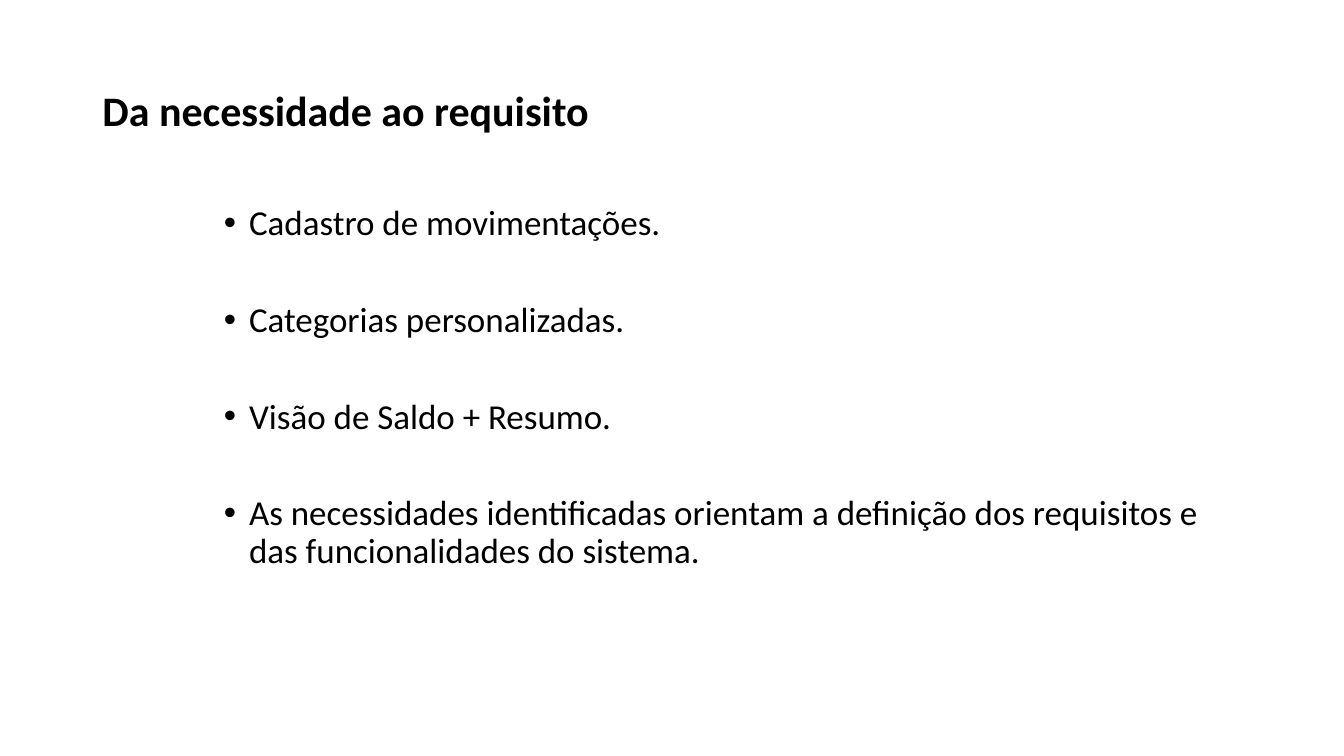
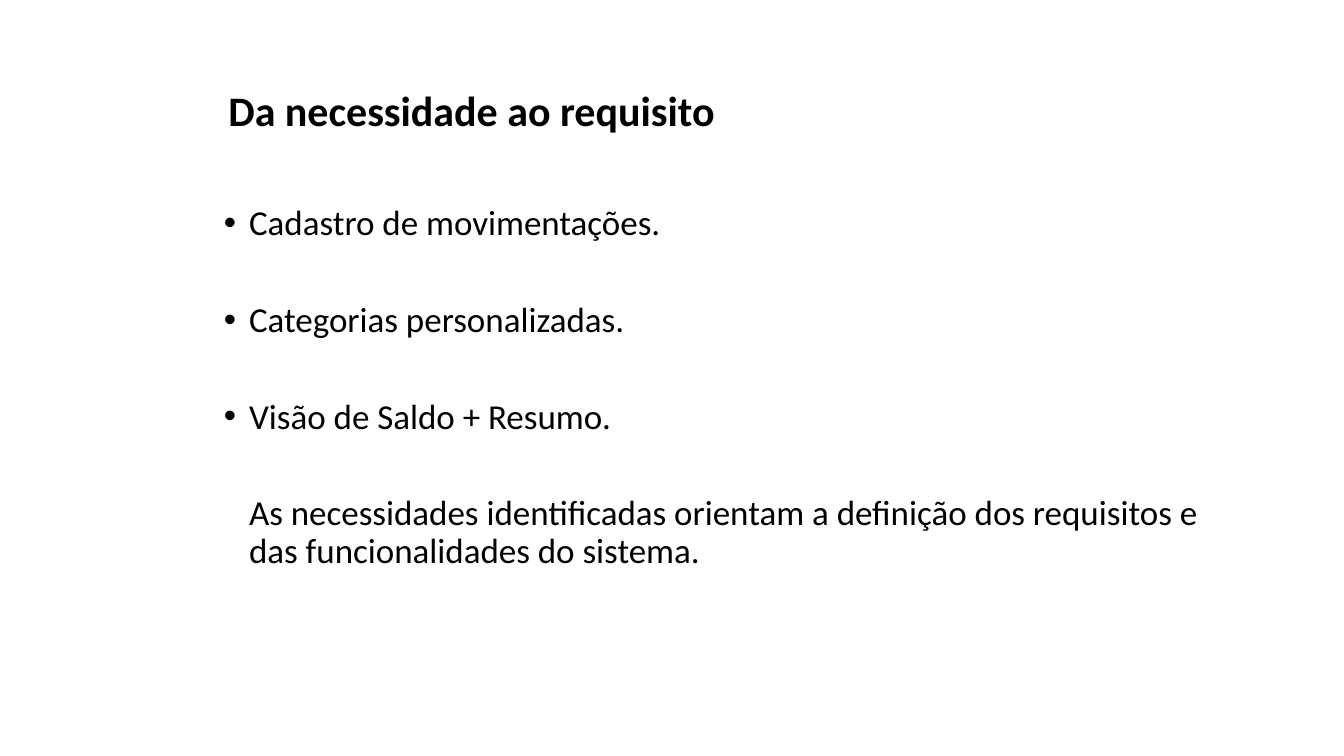
Before and after one commit to ltos2105-debug/Valora, a slide deck: slide 5 of 03-Documentos/VALORA (1).pptx. Drawn at 1344x756 pixels with LibreOffice and Linux fonts; fonts in the diff are those of the drawing; background and template pictures are left out. Boxes give left, top, right and bottom in pixels: in the first picture for what was removed or moved away, otherwise in the second. Text is boxed around its words. In the diff, an @@ line names an element or a change of style, - is before the commit and + after.

```diff
--- a/03-Documentos/VALORA (1).pptx
+++ b/03-Documentos/VALORA (1).pptx
@@ title "Da necessidade ao requisito": place and size @@
-title "Da necessidade ao requisito" at bbox=[102, 96, 589, 133]
+title "Da necessidade ao requisito" at bbox=[228, 96, 715, 133]
@@ text "Cadastro de movimentações." at bbox=[249, 210, 1197, 564]: bullet • to none; list level 2 to 1 in "As necessidades identificadas orientam a ..." @@
```
Also in this commit, not shown: 8 other slides changed, 1 slide added, 1 slide removed.
